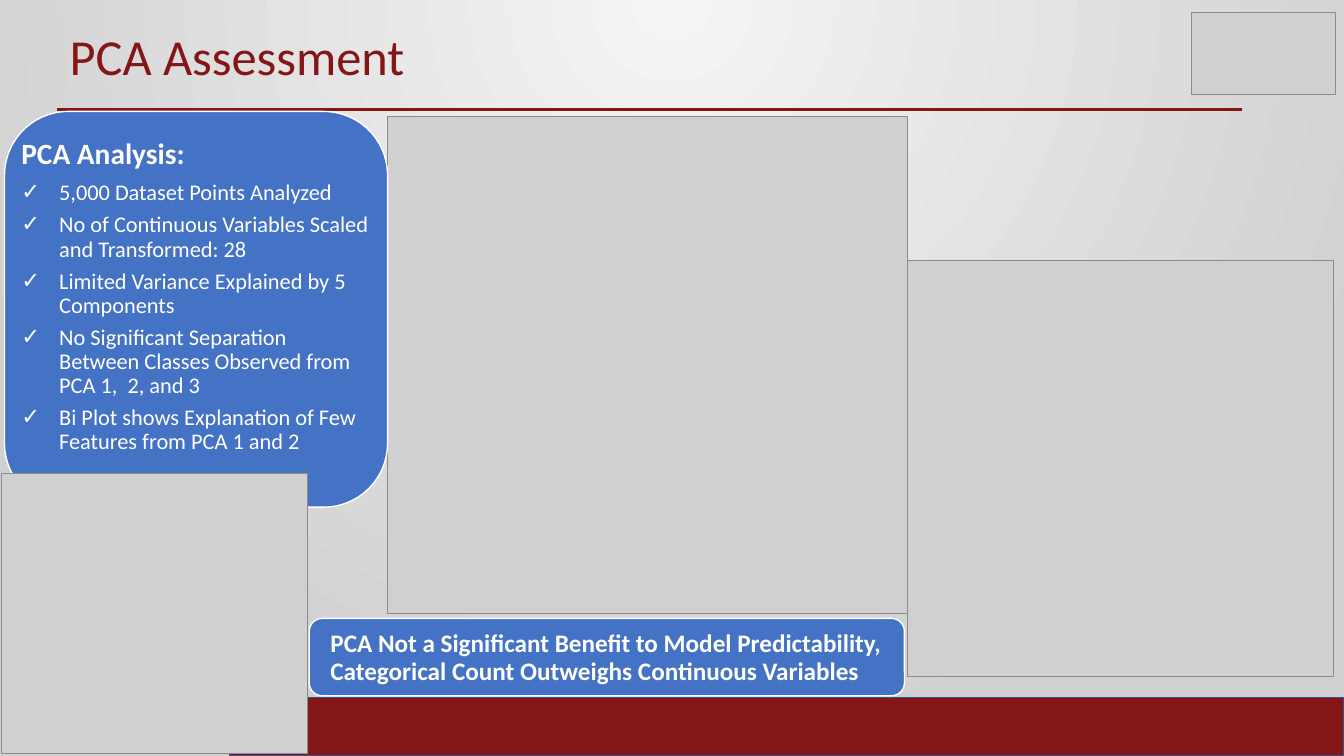
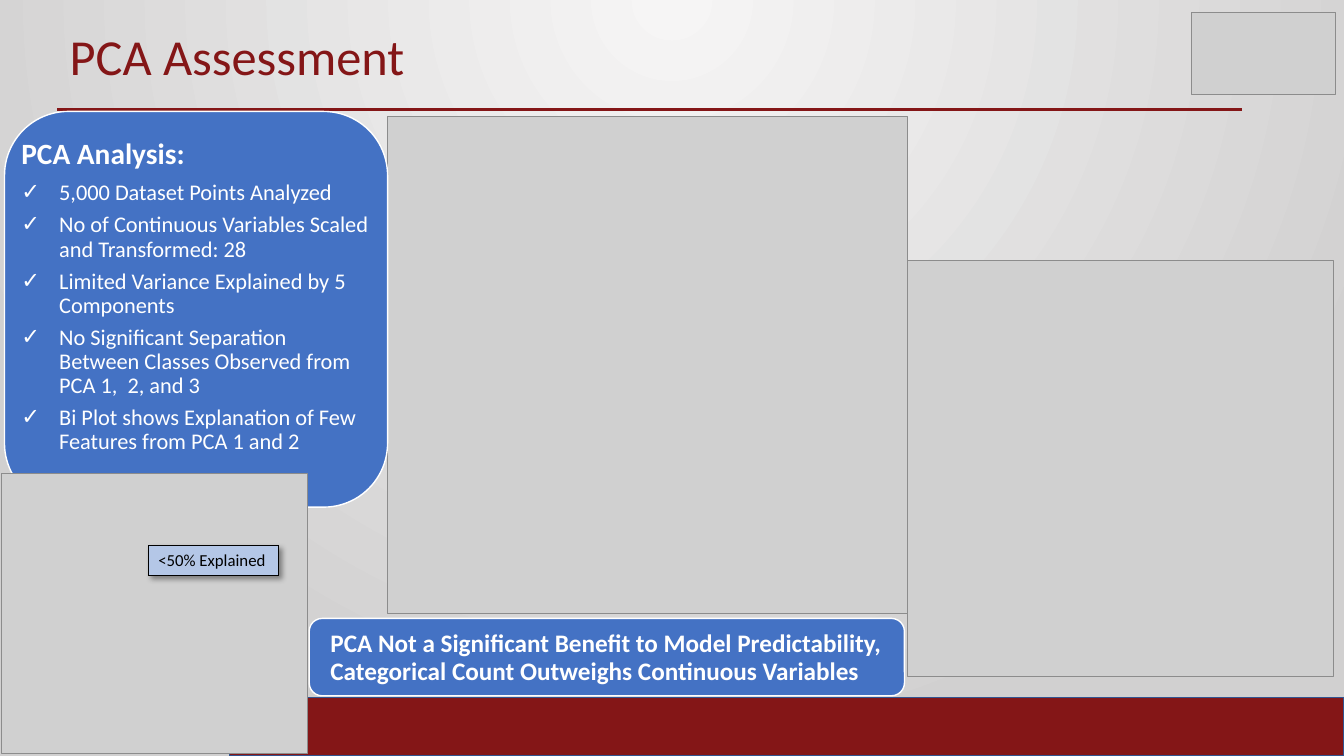
Before and after one commit to ramrao0102/DSA5900-Project, a slide deck: slide 7 of Ram_Rao_Final_Practicum.pptx. Drawn at 1344x756 pixels with LibreOffice and Linux fonts; fonts in the diff are those of the drawing; grey boxes stand for pictures; background and template pictures are left out. Boxes give left, top, right and bottom in pixels: in the first picture for what was removed or moved away, otherwise in the second. Text is boxed around its words. In the diff, an @@ line names an element or a change of style, - is before the commit and + after.

```diff
--- a/Ram_Rao_Final_Practicum.pptx
+++ b/Ram_Rao_Final_Practicum.pptx
@@ rectangle added at (148, 545, 278, 576), fill #B4C7E7, outline #000000 0.75 pt, 12 pt, text #000000 @@
+<50% Explained
```
Also in this commit, not shown: 5 other slides changed, 1 other file.
